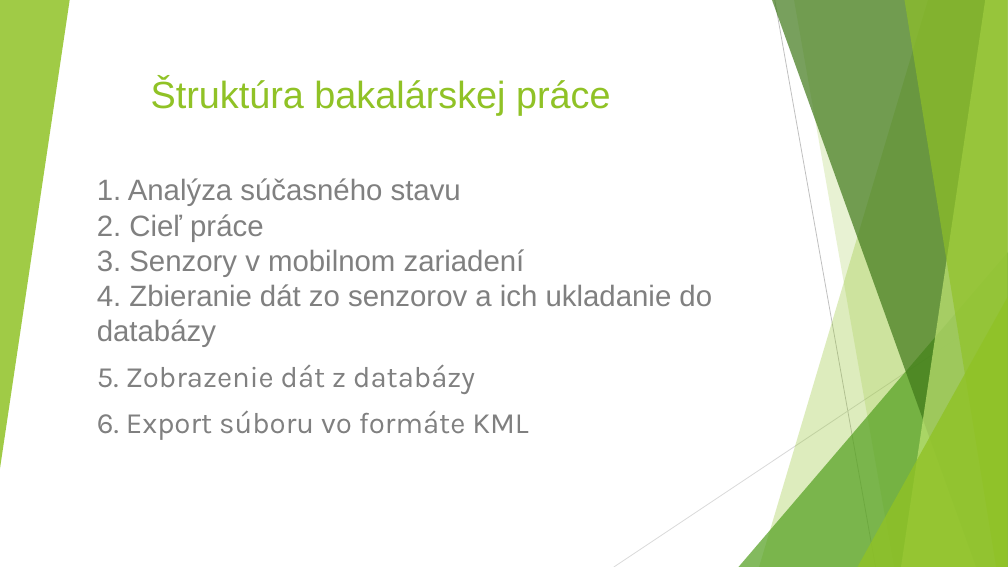
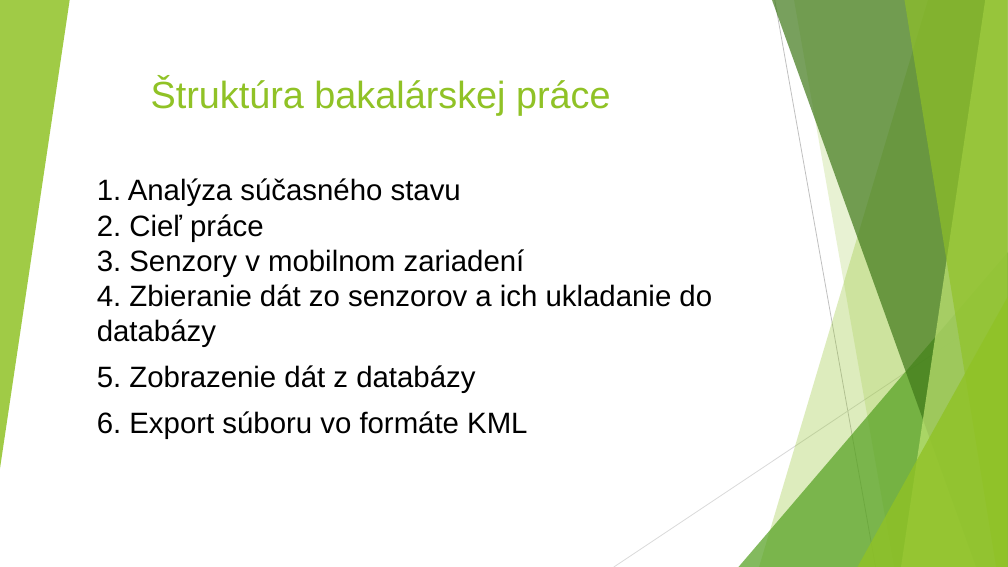
Before and after one commit to gameblaer/zaverecna_praca_bc, a slide deck: slide 2 of Prezentacia_Vrták_Martin.pptx. Drawn at 1008x567 pixels with LibreOffice and Linux fonts; fonts in the diff are those of the drawing. Boxes give left, top, right and bottom in pixels: in the first picture for what was removed or moved away, otherwise in the second. Text is boxed around its words. In the diff, an @@ line names an element or a change of style, - is before the commit and + after.

```diff
--- a/Prezentacia_Vrták_Martin.pptx
+++ b/Prezentacia_Vrták_Martin.pptx
@@ subtitle "1. Analýza súčasného stavu 2. ..." at <box>97,178,712,439</box>: text colour #808080 to #000000; font Karla to Arial in "5. Zobrazenie dát z databázy", "6. Export súboru vo formáte KML" @@
```
Also in this commit, not shown: 7 other slides changed.
